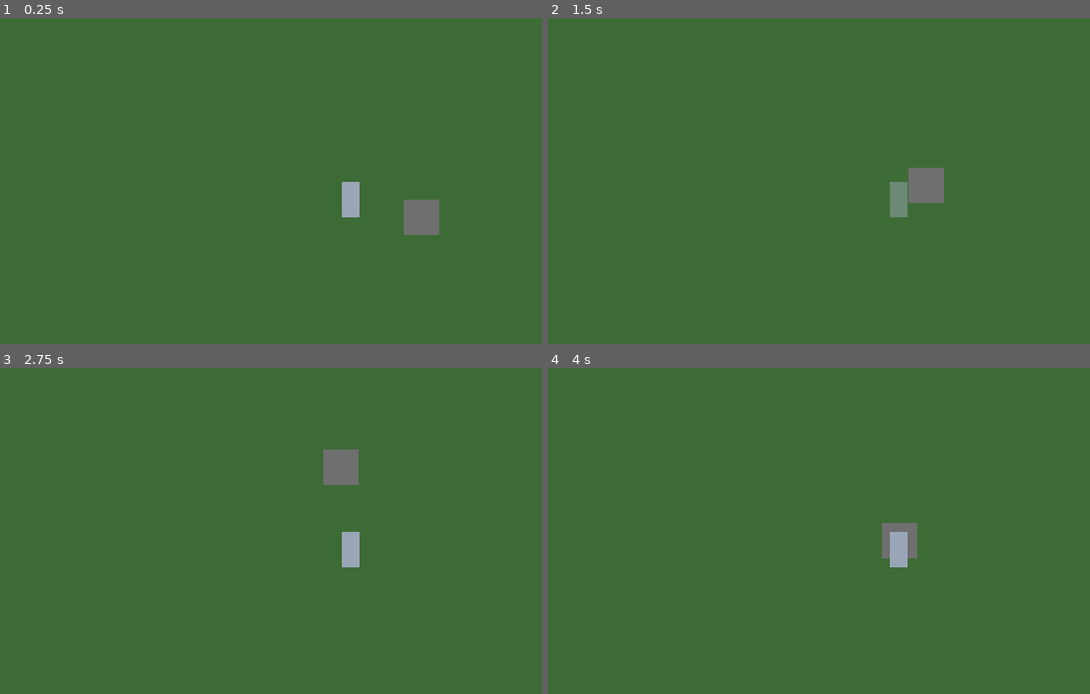
Above: before the commit, frames 1-4 (two rows, left to right).
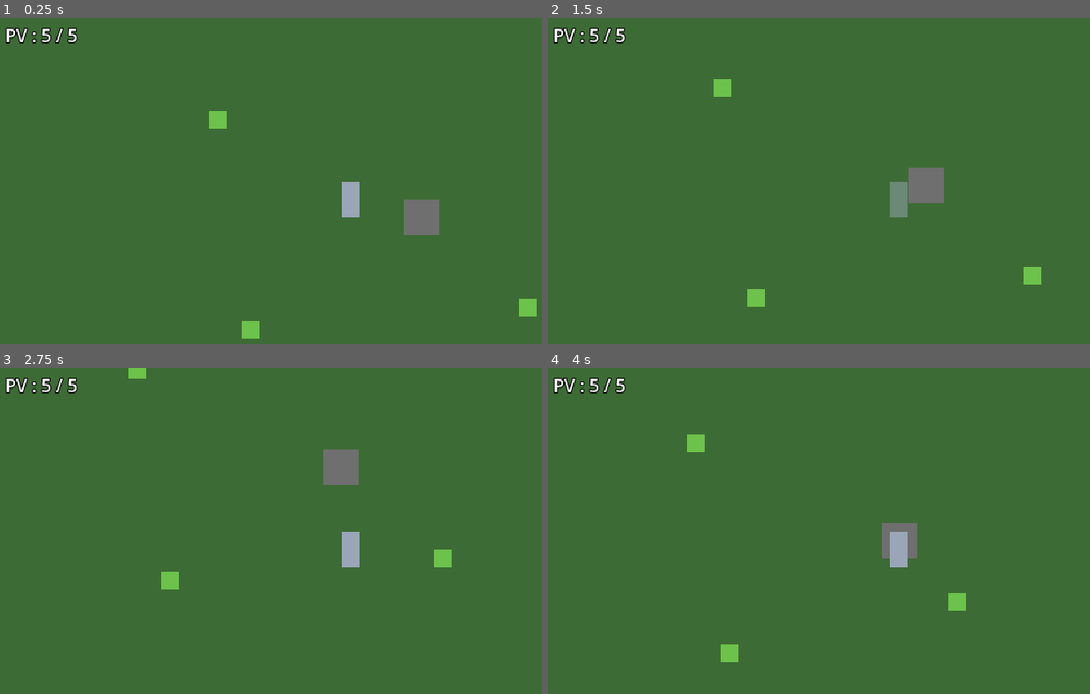
Above: after the commit, the same moments.

Repository: jyraia-sama/dracombra--realm-of-pioneers
Game: Godot game, scene res://scenes/test/test_room.tscn
Two runs of this game, one before a commit and one after it. Both use one fixed random seed, a clock stepped at 60 frames per second and the inputs below. Before the commit the project has no main scene; this scene is started directly in both runs.
Inputs (mouse positions are in pixels of both pictures, inside the frame that each line leads up to):
- Up to frame 1 (0.25 s): no input
- Up to frame 2 (1.5 s): tap Enter at 0.5 s; move the mouse to (1052, 197) at 0.52 s; hold D (move_right) 0.53-1.28 s; click (1052, 197) at 0.6 s; tap Space (dodge) at 0.8, 1.35 s; move the mouse to (759, 236) at 1.27 s; hold S (move_down) from 1.28 s (still down)
- Up to frame 3 (2.75 s): click (211, 586) at 1.55 s; move the mouse to (422, 478) at 2.02 s; release S (move_down) at 2.03 s; hold D (move_right) from 2.03 s (still down); click (422, 478) at 2.1 s; tap Space (dodge) at 2.3 s
- Up to frame 4 (4 s): move the mouse to (862, 648) at 2.77 s; release D (move_right) at 2.78 s; hold W (move_up) 2.78-3.53 s; tap Space (dodge) at 2.85, 3.8 s; click (862, 648) at 3.05 s; move the mouse to (outside the picture) at 3.52 s; hold A (move_left) from 3.53 s (still down); click (outside the picture) at 3.6 s

The runs differ from the first frame. In frame 1, 0.9% of the frame differs, in the area x 0-100%, y 2-99%; in frame 2, 0.9%; in frame 3, 0.8%; in frame 4, 0.9%.

Commit message:
Combat : points de vie, dégâts et premier ennemi (slime)
- Composants réutilisables : HealthComponent, Hitbox, Hurtbox
- Guerrier : 5 PV, attaque qui inflige des dégâts, recul et
  invincibilité après un coup, esquive invincible, mort puis
  rechargement de la salle
- Slime : poursuit le guerrier à portée, blesse au contact,
  recule quand il est touché, 3 PV, disparaît à sa mort
- HUD provisoire affichant les PV
- Couches de collision nommées et salle de test en scène principale

Co-Authored-By: Claude Opus 5.5 <noreply@anthropic.com>
Claude-Session: https://claude.ai/code/session_01KBJV5MgMfYCUGu2ekBiNVK

Diff:
--- a/project.godot
+++ b/project.godot
@@ -11,6 +11,7 @@
 [application]
 
 config/name="Dracombra : Realm of Pioneers"
+run/main_scene="res://scenes/test/test_room.tscn"
 config/features=PackedStringArray("4.7", "GL Compatibility")
 config/icon="res://icon.svg"
 
@@ -87,6 +88,14 @@
 ]
 }
 
+[layer_names]
+
+2d_physics/layer_1="world"
+2d_physics/layer_2="player"
+2d_physics/layer_3="enemy"
+2d_physics/layer_4="player_hurtbox"
+2d_physics/layer_5="enemy_hurtbox"
+
 [physics]
 
 3d/physics_engine="Jolt Physics"
--- /dev/null
+++ b/scenes/enemies/slime/slime.gd
@@ -0,0 +1,132 @@
+class_name Slime
+extends CharacterBody2D
+## Premier ennemi : poursuit le guerrier quand il s'approche
+## et le blesse au contact.
+
+enum State { IDLE, CHASE, HURT, DEAD }
+
+@export_group("Déplacement")
+## Vitesse de poursuite, en tiles par seconde.
+@export var move_speed_tiles: float = 2.5
+## Distance à laquelle le slime repère le guerrier, en tiles.
+@export var detection_radius_tiles: float = 6.0
+## Au-delà de cette distance, le slime abandonne la poursuite, en tiles.
+@export var lose_interest_radius_tiles: float = 9.0
+
+@export_group("Combat")
+## Dégâts infligés au contact.
+@export var contact_damage: int = 1
+## Recul infligé au guerrier, en tiles.
+@export var contact_knockback_tiles: float = 1.5
+## Durée pendant laquelle le slime est repoussé après un coup, en secondes.
+@export var hurt_duration: float = 0.2
+
+var state: State = State.IDLE
+
+var _state_timer: float = 0.0
+var _target: Node2D
+
+@onready var visual: Node2D = $Visual
+@onready var body: ColorRect = $Visual/Body
+@onready var collision_shape: CollisionShape2D = $CollisionShape2D
+@onready var health: HealthComponent = $Health
+@onready var hurtbox: Hurtbox = $Hurtbox
+@onready var hurtbox_shape: CollisionShape2D = $Hurtbox/CollisionShape2D
+@onready var contact_hitbox: Hitbox = $ContactHitbox
+@onready var contact_hitbox_shape: CollisionShape2D = $ContactHitbox/CollisionShape2D
+
+
+func _ready() -> void:
+	add_to_group("enemies")
+	var tile := float(Game.TILE_SIZE)
+
+	# Corps provisoire : 1 tile sur 1 tile, posé sur le sol.
+	body.size = Vector2(tile, tile)
+	body.position = Vector2(-tile / 2.0, -tile)
+	body.color = Color("6cc24a")
+
+	collision_shape.shape.size = Vector2(tile * 0.75, tile * 0.5)
+	collision_shape.position = Vector2(0.0, -tile * 0.25)
+
+	hurtbox_shape.shape.size = Vector2(tile * 0.875, tile * 0.875)
+	hurtbox_shape.position = Vector2(0.0, -tile * 0.5)
+
+	contact_hitbox_shape.shape.size = Vector2(tile, tile * 0.75)
+	contact_hitbox_shape.position = Vector2(0.0, -tile * 0.5)
+	contact_hitbox.damage = contact_damage
+	contact_hitbox.knockback_tiles = contact_knockback_tiles
+	contact_hitbox.source = self
+
+	hurtbox.hit_received.connect(_on_hit_received)
+	health.died.connect(_on_died)
+
+
+func _physics_process(delta: float) -> void:
+	match state:
+		State.IDLE:
+			_process_idle()
+		State.CHASE:
+			_process_chase()
+		State.HURT:
+			_process_hurt(delta)
+		State.DEAD:
+			velocity = Vector2.ZERO
+
+	move_and_slide()
+
+
+func _process_idle() -> void:
+	velocity = Vector2.ZERO
+	_target = get_tree().get_first_node_in_group("player") as Node2D
+	if _is_target_within(detection_radius_tiles):
+		state = State.CHASE
+
+
+func _process_chase() -> void:
+	if not _is_target_within(lose_interest_radius_tiles):
+		state = State.IDLE
+		return
+	var direction := global_position.direction_to(_target.global_position)
+	velocity = direction * move_speed_tiles * Game.TILE_SIZE
+
+
+func _process_hurt(delta: float) -> void:
+	# La vitesse de recul a été fixée au moment du coup.
+	_state_timer -= delta
+	if _state_timer <= 0.0:
+		state = State.CHASE
+
+
+func _is_target_within(radius_tiles: float) -> bool:
+	if not is_instance_valid(_target):
+		return false
+	var radius: float = radius_tiles * Game.TILE_SIZE
+	return global_position.distance_squared_to(_target.global_position) <= radius * radius
+
+
+func _on_hit_received(hitbox: Hitbox) -> void:
+	_flash()
+	if state == State.DEAD:
+		return
+	var knockback_speed: float = hitbox.knockback_tiles * Game.TILE_SIZE / hurt_duration
+	velocity = hitbox.get_knockback_direction(global_position) * knockback_speed
+	_state_timer = hurt_duration
+	state = State.HURT
+
+
+func _on_died() -> void:
+	state = State.DEAD
+	contact_hitbox.active = false
+	hurtbox.set_deferred("monitorable", false)
+	collision_shape.set_deferred("disabled", true)
+	# Le slime s'aplatit et disparaît.
+	var tween := create_tween().set_parallel()
+	tween.tween_property(visual, "scale", Vector2(1.6, 0.3), 0.3)
+	tween.tween_property(visual, "modulate:a", 0.0, 0.3)
+	tween.chain().tween_callback(queue_free)
+
+
+func _flash() -> void:
+	body.self_modulate = Color(1.0, 0.35, 0.35)
+	var tween := create_tween()
+	tween.tween_property(body, "self_modulate", Color.WHITE, 0.2)
--- /dev/null
+++ b/scenes/enemies/slime/slime.tscn
@@ -0,0 +1,50 @@
+[gd_scene format=3]
+
+[ext_resource type="Script" path="res://scenes/enemies/slime/slime.gd" id="1_slime"]
+[ext_resource type="Script" path="res://scripts/components/health_component.gd" id="2_health"]
+[ext_resource type="Script" path="res://scripts/components/hurtbox.gd" id="3_hurtbox"]
+[ext_resource type="Script" path="res://scripts/components/hitbox.gd" id="4_hitbox"]
+
+[sub_resource type="RectangleShape2D" id="RectangleShape2D_body"]
+
+[sub_resource type="RectangleShape2D" id="RectangleShape2D_hurtbox"]
+
+[sub_resource type="RectangleShape2D" id="RectangleShape2D_contact"]
+
+[node name="Slime" type="CharacterBody2D"]
+collision_layer = 4
+collision_mask = 7
+script = ExtResource("1_slime")
+
+[node name="Visual" type="Node2D" parent="."]
+
+[node name="Body" type="ColorRect" parent="Visual"]
+offset_right = 16.0
+offset_bottom = 16.0
+
+[node name="CollisionShape2D" type="CollisionShape2D" parent="."]
+shape = SubResource("RectangleShape2D_body")
+
+[node name="Health" type="Node" parent="."]
+script = ExtResource("2_health")
+max_health = 3
+invulnerability_duration = 0.2
+
+[node name="Hurtbox" type="Area2D" parent="." node_paths=PackedStringArray("health")]
+collision_layer = 16
+collision_mask = 0
+monitoring = false
+script = ExtResource("3_hurtbox")
+health = NodePath("../Health")
+
+[node name="CollisionShape2D" type="CollisionShape2D" parent="Hurtbox"]
+shape = SubResource("RectangleShape2D_hurtbox")
+
+[node name="ContactHitbox" type="Area2D" parent="."]
+collision_layer = 0
+collision_mask = 8
+monitorable = false
+script = ExtResource("4_hitbox")
+
+[node name="CollisionShape2D" type="CollisionShape2D" parent="ContactHitbox"]
+shape = SubResource("RectangleShape2D_contact")
--- a/scenes/player/player.gd
+++ b/scenes/player/player.gd
@@ -4,7 +4,7 @@
 ## Toutes les distances sont exprimées en tiles (Game.TILE_SIZE),
 ## pour que le remaster en 32x32 ne demande aucun changement ici.
 
-enum State { NORMAL, DODGE, ATTACK }
+enum State { NORMAL, DODGE, ATTACK, HURT, DEAD }
 
 @export_group("Déplacement")
 ## Vitesse de marche, en tiles par seconde.
@@ -13,7 +13,7 @@
 @export_group("Esquive")
 ## Distance parcourue pendant une esquive, en tiles.
 @export var dodge_distance_tiles: float = 3.0
-## Durée de l'esquive, en secondes.
+## Durée de l'esquive, en secondes. Le guerrier est invincible pendant ce temps.
 @export var dodge_duration: float = 0.25
 ## Temps d'attente avant la prochaine esquive, en secondes.
 @export var dodge_cooldown: float = 0.4
@@ -23,6 +23,18 @@
 @export var attack_duration: float = 0.25
 ## Portée de l'attaque, en tiles.
 @export var attack_range_tiles: float = 1.0
+## Dégâts infligés par l'attaque.
+@export var attack_damage: int = 1
+## Recul infligé aux ennemis touchés, en tiles.
+@export var attack_knockback_tiles: float = 1.5
+
+@export_group("Dégâts reçus")
+## Durée pendant laquelle le guerrier est repoussé après un coup, en secondes.
+@export var hurt_duration: float = 0.15
+## Durée d'invincibilité après un coup, en secondes.
+@export var hurt_invulnerability: float = 0.8
+## Délai avant de recommencer après la mort, en secondes.
+@export var respawn_delay: float = 1.2
 
 var state: State = State.NORMAL
 ## Direction regardée, toujours l'une des 8 directions.
@@ -35,11 +47,17 @@
 @onready var visual: Node2D = $Visual
 @onready var body: ColorRect = $Visual/Body
 @onready var collision_shape: CollisionShape2D = $CollisionShape2D
+@onready var health: HealthComponent = $Health
+@onready var hurtbox: Hurtbox = $Hurtbox
+@onready var hurtbox_shape: CollisionShape2D = $Hurtbox/CollisionShape2D
 @onready var attack_pivot: Node2D = $AttackPivot
 @onready var attack_fx: ColorRect = $AttackPivot/AttackFx
+@onready var attack_hitbox: Hitbox = $AttackPivot/AttackHitbox
+@onready var attack_hitbox_shape: CollisionShape2D = $AttackPivot/AttackHitbox/CollisionShape2D
 
 
 func _ready() -> void:
+	add_to_group("player")
 	var tile := float(Game.TILE_SIZE)
 
 	# Corps provisoire : 1 tile de large, 2 de haut, posé sur les pieds.
@@ -50,6 +68,10 @@
 	# Collision aux pieds seulement, pour passer derrière les objets.
 	collision_shape.shape.size = Vector2(tile * 0.75, tile * 0.5)
 	collision_shape.position = Vector2(0.0, -tile * 0.25)
+
+	# Zone où le guerrier peut être touché : le corps entier.
+	hurtbox_shape.shape.size = Vector2(tile * 0.75, tile * 1.5)
+	hurtbox_shape.position = Vector2(0.0, -tile * 0.75)
 
 	# Zone d'attaque : part du centre du corps vers la droite,
 	# puis tourne avec AttackPivot vers la direction regardée.
@@ -59,6 +81,26 @@
 	attack_fx.color = Color(1.0, 0.85, 0.3, 0.6)
 	attack_fx.visible = false
 
+	# La hitbox d'attaque couvre exactement la zone jaune.
+	attack_hitbox_shape.shape.size = attack_fx.size
+	attack_hitbox_shape.position = attack_fx.position + attack_fx.size / 2.0
+	attack_hitbox.damage = attack_damage
+	attack_hitbox.knockback_tiles = attack_knockback_tiles
+	attack_hitbox.source = self
+	attack_hitbox.active = false
+
+	health.invulnerability_duration = hurt_invulnerability
+	hurtbox.hit_received.connect(_on_hit_received)
+	health.died.connect(_on_died)
+
+
+func _process(_delta: float) -> void:
+	# Clignotement pendant l'invincibilité qui suit un coup.
+	if state == State.DODGE or state == State.DEAD:
+		return
+	var blink := health.is_invulnerable() and int(Time.get_ticks_msec() / 80.0) % 2 == 0
+	visual.modulate.a = 0.35 if blink else 1.0
+
 
 func _physics_process(delta: float) -> void:
 	_dodge_cooldown_timer = maxf(_dodge_cooldown_timer - delta, 0.0)
@@ -70,6 +112,10 @@
 			_process_dodge(delta)
 		State.ATTACK:
 			_process_attack(delta)
+		State.HURT:
+			_process_hurt(delta)
+		State.DEAD:
+			velocity = Vector2.ZERO
 
 	move_and_slide()
 
@@ -90,10 +136,11 @@
 func _start_dodge(direction: Vector2) -> void:
 	# Sans direction, on esquive vers l'endroit regardé.
 	var dodge_direction := direction if direction != Vector2.ZERO else facing
-	var dodge_speed := dodge_distance_tiles * Game.TILE_SIZE / dodge_duration
+	var dodge_speed: float = dodge_distance_tiles * Game.TILE_SIZE / dodge_duration
 	_dodge_velocity = dodge_direction.normalized() * dodge_speed
 	_state_timer = dodge_duration
 	state = State.DODGE
+	health.set_invulnerable(dodge_duration)
 	visual.modulate = Color(1.0, 1.0, 1.0, 0.5)
 
 
@@ -109,6 +156,7 @@
 func _start_attack() -> void:
 	attack_pivot.rotation = facing.angle()
 	attack_fx.visible = true
+	attack_hitbox.active = true
 	_state_timer = attack_duration
 	state = State.ATTACK
 
@@ -117,8 +165,51 @@
 	velocity = Vector2.ZERO
 	_state_timer -= delta
 	if _state_timer <= 0.0:
+		_end_attack()
 		state = State.NORMAL
-		attack_fx.visible = false
+
+
+func _end_attack() -> void:
+	attack_fx.visible = false
+	attack_hitbox.active = false
+
+
+func _process_hurt(delta: float) -> void:
+	# La vitesse de recul a été fixée au moment du coup.
+	_state_timer -= delta
+	if _state_timer <= 0.0:
+		state = State.NORMAL
+
+
+func _on_hit_received(hitbox: Hitbox) -> void:
+	_flash()
+	if state == State.DEAD or health.is_dead():
+		return
+	# Un coup interrompt l'action en cours.
+	_end_attack()
+	visual.modulate = Color.WHITE
+	var knockback_speed: float = hitbox.knockback_tiles * Game.TILE_SIZE / hurt_duration
+	velocity = hitbox.get_knockback_direction(global_position) * knockback_speed
+	_state_timer = hurt_duration
+	state = State.HURT
+
+
+func _on_died() -> void:
+	state = State.DEAD
+	_end_attack()
+	visual.modulate = Color(1.0, 0.3, 0.3)
+	# Prototype : on recommence la salle après un court délai.
+	get_tree().create_timer(respawn_delay).timeout.connect(_respawn)
+
+
+func _respawn() -> void:
+	get_tree().reload_current_scene()
+
+
+func _flash() -> void:
+	body.self_modulate = Color(1.0, 0.35, 0.35)
+	var tween := create_tween()
+	tween.tween_property(body, "self_modulate", Color.WHITE, 0.2)
 
 
 func _get_input_direction() -> Vector2:
--- a/scenes/player/player.tscn
+++ b/scenes/player/player.tscn
@@ -1,10 +1,19 @@
 [gd_scene format=3 uid="uid://dd6xkg3a44k7o"]
 
 [ext_resource type="Script" uid="uid://bvb5l17k60ign" path="res://scenes/player/player.gd" id="1_8afob"]
+[ext_resource type="Script" path="res://scripts/components/health_component.gd" id="2_health"]
+[ext_resource type="Script" path="res://scripts/components/hurtbox.gd" id="3_hurtbox"]
+[ext_resource type="Script" path="res://scripts/components/hitbox.gd" id="4_hitbox"]
 
 [sub_resource type="RectangleShape2D" id="RectangleShape2D_auxhd"]
 
-[node name="player" type="CharacterBody2D" unique_id=993081790]
+[sub_resource type="RectangleShape2D" id="RectangleShape2D_hurtbox"]
+
+[sub_resource type="RectangleShape2D" id="RectangleShape2D_attack"]
+
+[node name="Player" type="CharacterBody2D" unique_id=993081790]
+collision_layer = 2
+collision_mask = 5
 script = ExtResource("1_8afob")
 
 [node name="Visual" type="Node2D" parent="." unique_id=1106680653]
@@ -16,10 +25,35 @@
 [node name="CollisionShape2D" type="CollisionShape2D" parent="." unique_id=197898378]
 shape = SubResource("RectangleShape2D_auxhd")
 
+[node name="Health" type="Node" parent="."]
+script = ExtResource("2_health")
+max_health = 5
+
+[node name="Hurtbox" type="Area2D" parent="." node_paths=PackedStringArray("health")]
+collision_layer = 8
+collision_mask = 0
+monitoring = false
+script = ExtResource("3_hurtbox")
+health = NodePath("../Health")
+
+[node name="CollisionShape2D" type="CollisionShape2D" parent="Hurtbox"]
+shape = SubResource("RectangleShape2D_hurtbox")
+
 [node name="AttackPivot" type="Node2D" parent="." unique_id=1346897258]
 
 [node name="AttackFx" type="ColorRect" parent="AttackPivot" unique_id=1141148922]
 offset_right = 40.0
 offset_bottom = 40.0
 
+[node name="AttackHitbox" type="Area2D" parent="AttackPivot"]
+collision_layer = 0
+collision_mask = 16
+monitorable = false
+script = ExtResource("4_hitbox")
+once_per_activation = true
+active = false
+
+[node name="CollisionShape2D" type="CollisionShape2D" parent="AttackPivot/AttackHitbox"]
+shape = SubResource("RectangleShape2D_attack")
+
 [node name="Camera2D" type="Camera2D" parent="." unique_id=941133402]
--- a/scenes/test/test_room.tscn
+++ b/scenes/test/test_room.tscn
@@ -1,11 +1,14 @@
 [gd_scene format=3 uid="uid://b2s1ws0bkbpmj"]
 
 [ext_resource type="PackedScene" uid="uid://dd6xkg3a44k7o" path="res://scenes/player/player.tscn" id="1_gn454"]
+[ext_resource type="PackedScene" path="res://scenes/enemies/slime/slime.tscn" id="2_slime"]
+[ext_resource type="PackedScene" path="res://scenes/ui/hud.tscn" id="3_hud"]
 
 [sub_resource type="RectangleShape2D" id="RectangleShape2D_k0xob"]
 size = Vector2(32, 32)
 
 [node name="TestRoom" type="Node2D" unique_id=1971894158]
+y_sort_enabled = true
 
 [node name="Floor" type="ColorRect" parent="." unique_id=1607973357]
 offset_left = -480.0
@@ -27,4 +30,15 @@
 offset_bottom = 16.0
 color = Color(0.4351923, 0.43519226, 0.43519226, 1)
 
-[node name="player" parent="." unique_id=993081790 instance=ExtResource("1_gn454")]
+[node name="Player" parent="." unique_id=993081790 instance=ExtResource("1_gn454")]
+
+[node name="Slime" parent="." instance=ExtResource("2_slime")]
+position = Vector2(-120, -80)
+
+[node name="Slime2" parent="." instance=ExtResource("2_slime")]
+position = Vector2(160, 90)
+
+[node name="Slime3" parent="." instance=ExtResource("2_slime")]
+position = Vector2(-90, 110)
+
+[node name="HUD" parent="." instance=ExtResource("3_hud")]
--- /dev/null
+++ b/scenes/ui/hud.gd
@@ -0,0 +1,18 @@
+extends CanvasLayer
+## Interface provisoire : affiche les points de vie du guerrier.
+## Elle sera remplacée par de vrais cœurs en pixel art.
+
+@onready var health_label: Label = $HealthLabel
+
+
+func _ready() -> void:
+	var player := get_tree().get_first_node_in_group("player") as Player
+	if player == null:
+		health_label.text = ""
+		return
+	player.health.health_changed.connect(_on_health_changed)
+	_on_health_changed(player.health.current_health, player.health.max_health)
+
+
+func _on_health_changed(current: int, maximum: int) -> void:
+	health_label.text = "PV : %d / %d" % [current, maximum]
--- /dev/null
+++ b/scenes/ui/hud.tscn
@@ -0,0 +1,15 @@
+[gd_scene format=3]
+
+[ext_resource type="Script" path="res://scenes/ui/hud.gd" id="1_hud"]
+
+[node name="HUD" type="CanvasLayer"]
+script = ExtResource("1_hud")
+
+[node name="HealthLabel" type="Label" parent="."]
+offset_left = 8.0
+offset_top = 4.0
+offset_right = 160.0
+offset_bottom = 28.0
+theme_override_colors/font_outline_color = Color(0, 0, 0, 1)
+theme_override_constants/outline_size = 4
+text = "PV : 5 / 5"
--- /dev/null
+++ b/scripts/components/health_component.gd
@@ -0,0 +1,57 @@
+class_name HealthComponent
+extends Node
+## Points de vie réutilisables : guerrier, membres de la guilde, monstres...
+## Gère aussi une courte invincibilité après un coup.
+
+signal health_changed(current: int, maximum: int)
+signal damaged(amount: int)
+signal died
+
+## Points de vie maximum.
+@export var max_health: int = 3
+## Durée d'invincibilité après avoir reçu un coup, en secondes.
+@export var invulnerability_duration: float = 0.0
+
+var current_health: int = 0
+
+var _invulnerability_timer: float = 0.0
+
+
+func _ready() -> void:
+	current_health = max_health
+
+
+func _physics_process(delta: float) -> void:
+	if _invulnerability_timer > 0.0:
+		_invulnerability_timer = maxf(_invulnerability_timer - delta, 0.0)
+
+
+func is_dead() -> bool:
+	return current_health <= 0
+
+
+func is_invulnerable() -> bool:
+	return _invulnerability_timer > 0.0
+
+
+## Rend invincible pendant au moins `duration` secondes (esquive, par exemple).
+func set_invulnerable(duration: float) -> void:
+	_invulnerability_timer = maxf(_invulnerability_timer, duration)
+
+
+func take_damage(amount: int) -> void:
+	if is_dead() or is_invulnerable():
+		return
+	current_health = maxi(current_health - amount, 0)
+	_invulnerability_timer = invulnerability_duration
+	damaged.emit(amount)
+	health_changed.emit(current_health, max_health)
+	if current_health == 0:
+		died.emit()
+
+
+func heal(amount: int) -> void:
+	if is_dead():
+		return
+	current_health = mini(current_health + amount, max_health)
+	health_changed.emit(current_health, max_health)
--- /dev/null
+++ b/scripts/components/hitbox.gd
@@ -0,0 +1,53 @@
+class_name Hitbox
+extends Area2D
+## Zone qui inflige des dégâts aux Hurtbox qu'elle chevauche.
+## Sert aussi bien à l'attaque du guerrier qu'aux dégâts de contact d'un monstre.
+
+signal hit_landed(hurtbox: Hurtbox)
+
+var _already_hit: Array[Hurtbox] = []
+
+## Dégâts infligés par coup.
+@export var damage: int = 1
+## Distance de recul infligée à la cible, en tiles.
+@export var knockback_tiles: float = 1.0
+## Si true, chaque cible n'est touchée qu'une fois par activation
+## (une attaque = un coup). Si false, la hitbox frappe en continu,
+## et c'est l'invincibilité de la cible qui espace les coups.
+@export var once_per_activation: bool = false
+## La hitbox ne frappe que lorsqu'elle est active.
+@export var active: bool = true:
+	set(value):
+		active = value
+		_already_hit.clear()
+
+## Le personnage qui porte la hitbox. Sert à calculer la direction du recul.
+var source: Node2D
+
+
+func _ready() -> void:
+	# Une hitbox détecte, mais n'a pas besoin d'être détectée.
+	monitorable = false
+
+
+func _physics_process(_delta: float) -> void:
+	if not active:
+		return
+	for area in get_overlapping_areas():
+		var hurtbox := area as Hurtbox
+		if hurtbox == null:
+			continue
+		if once_per_activation and _already_hit.has(hurtbox):
+			continue
+		if hurtbox.receive_hit(self):
+			_already_hit.append(hurtbox)
+			hit_landed.emit(hurtbox)
+
+
+## Direction dans laquelle repousser une cible située en `target_position`.
+func get_knockback_direction(target_position: Vector2) -> Vector2:
+	var origin := source.global_position if source != null else global_position
+	var direction := target_position - origin
+	if direction == Vector2.ZERO:
+		return Vector2.DOWN
+	return direction.normalized()
--- /dev/null
+++ b/scripts/components/hurtbox.gd
@@ -0,0 +1,23 @@
+class_name Hurtbox
+extends Area2D
+## Zone qui peut être touchée par une Hitbox.
+## Transmet les dégâts au HealthComponent indiqué.
+
+signal hit_received(hitbox: Hitbox)
+
+## Les points de vie qui encaissent les coups reçus par cette zone.
+@export var health: HealthComponent
+
+
+func _ready() -> void:
+	# Une hurtbox n'a pas besoin de détecter : ce sont les hitbox qui la trouvent.
+	monitoring = false
+
+
+## Appelé par une Hitbox. Renvoie true si le coup a bien été encaissé.
+func receive_hit(hitbox: Hitbox) -> bool:
+	if health == null or health.is_dead() or health.is_invulnerable():
+		return false
+	health.take_damage(hitbox.damage)
+	hit_received.emit(hitbox)
+	return true
Not shown, added: scenes/enemies/slime/slime.gd.uid
Not shown, added: scenes/ui/hud.gd.uid
Not shown, added: scripts/components/health_component.gd.uid
Not shown, added: scripts/components/hitbox.gd.uid
Not shown, added: scripts/components/hurtbox.gd.uid
